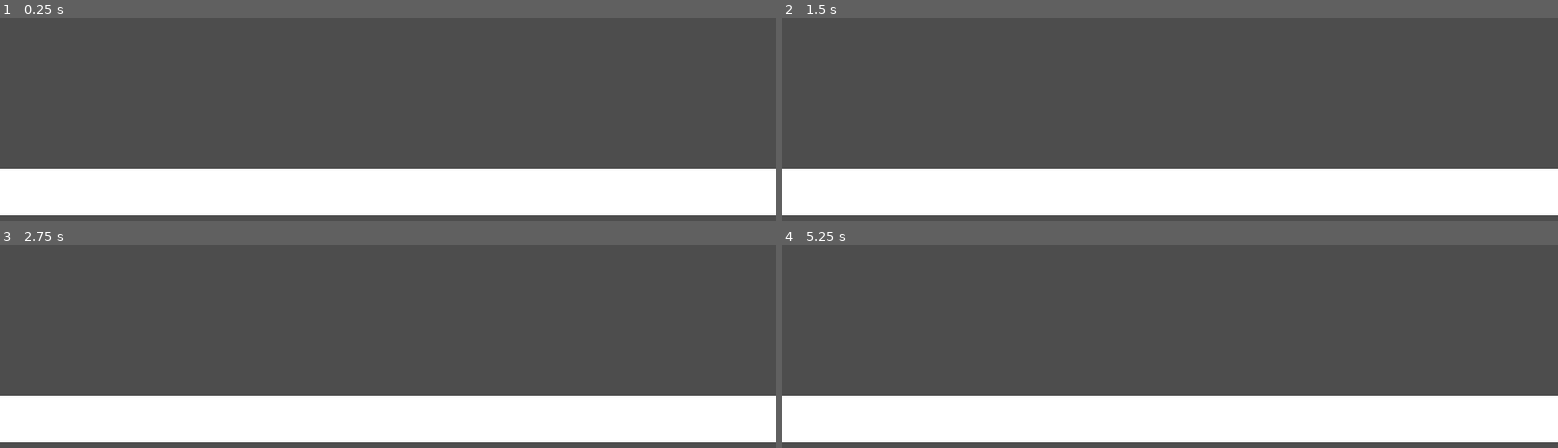
Above: before the commit, frames 1-4 (two rows, left to right).
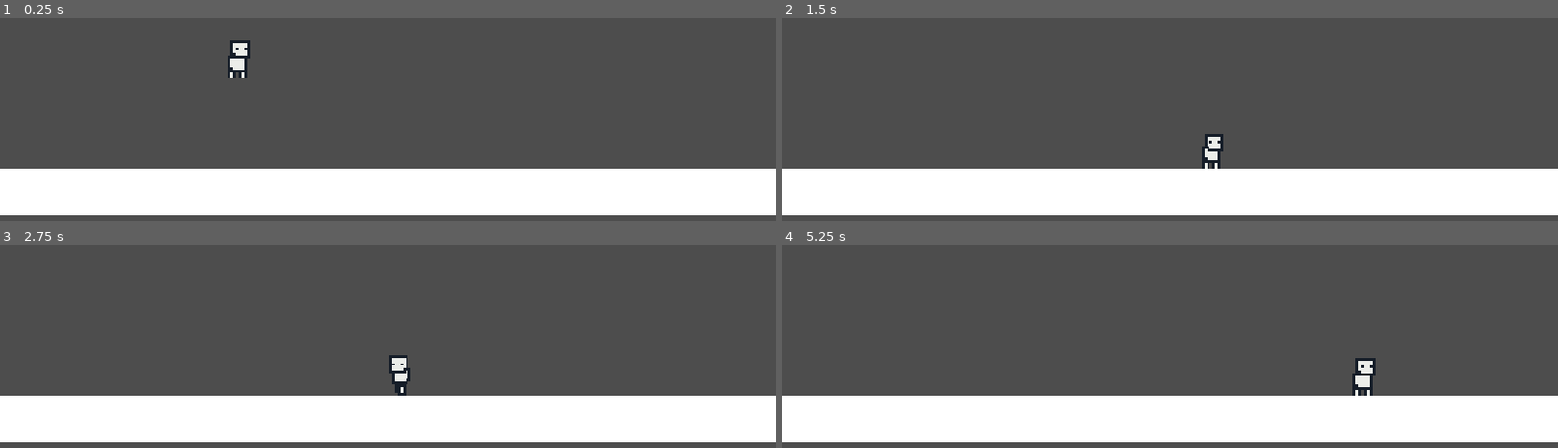
Above: after the commit, the same moments.

Repository: kulemarius/garden-game
Game: Godot game, scene res://scenes/main_scene.tscn
Two runs of this game, one before a commit and one after it. Both use one fixed random seed, a clock stepped at 60 frames per second and the inputs below.
Inputs:
- Up to frame 1 (0.25 s): no input
- Up to frame 2 (1.5 s): hold D (Right) from 0.53 s (still down)
- Up to frame 3 (2.75 s): release D (Right) at 2.03 s; hold A (Left) from 2.03 s (still down)
- Up to frame 4 (5.25 s): release A (Left) at 2.78 s; hold D (Right) 2.78-4.28 s; hold A (Left) 4.28-5.03 s; hold D (Right) from 5.03 s (still down)

The runs differ from the first frame. In frame 1, 0.5% of the frame differs, in the area x 29-33%, y 10-30%; in frame 2, 0.4%; in frame 3, 0.4%; in frame 4, 0.5%, in the area x 73-77%, y 55-75%.

Commit message:
added grass_tilemap

Diff:
--- a/scenes/main_scene.tscn
+++ b/scenes/main_scene.tscn
@@ -1,4 +1,79 @@
 [gd_scene format=3 uid="uid://bnehsoes3ata4"]
+
+[ext_resource type="Script" uid="uid://d20oflrg0jyya" path="res://scripts/main/player_movement.gd" id="1_pw63i"]
+[ext_resource type="Texture2D" uid="uid://blb8i0ia7vbua" path="res://sprites/characters/player_spritesheet.png" id="1_w2twt"]
+
+[sub_resource type="AtlasTexture" id="AtlasTexture_w2twt"]
+atlas = ExtResource("1_w2twt")
+region = Rect2(0, 0, 16, 16)
+
+[sub_resource type="AtlasTexture" id="AtlasTexture_pw63i"]
+atlas = ExtResource("1_w2twt")
+region = Rect2(16, 0, 16, 16)
+
+[sub_resource type="AtlasTexture" id="AtlasTexture_7ykc4"]
+atlas = ExtResource("1_w2twt")
+region = Rect2(32, 0, 16, 16)
+
+[sub_resource type="AtlasTexture" id="AtlasTexture_pu3yx"]
+atlas = ExtResource("1_w2twt")
+region = Rect2(48, 0, 16, 16)
+
+[sub_resource type="AtlasTexture" id="AtlasTexture_gubc5"]
+atlas = ExtResource("1_w2twt")
+region = Rect2(64, 0, 16, 16)
+
+[sub_resource type="AtlasTexture" id="AtlasTexture_rt2n2"]
+atlas = ExtResource("1_w2twt")
+region = Rect2(80, 0, 16, 16)
+
+[sub_resource type="AtlasTexture" id="AtlasTexture_c16ls"]
+atlas = ExtResource("1_w2twt")
+region = Rect2(96, 0, 16, 16)
+
+[sub_resource type="AtlasTexture" id="AtlasTexture_18nlu"]
+atlas = ExtResource("1_w2twt")
+region = Rect2(112, 0, 16, 16)
+
+[sub_resource type="SpriteFrames" id="SpriteFrames_3xd07"]
+animations = [{
+"frames": [{
+"duration": 1.0,
+"texture": SubResource("AtlasTexture_w2twt")
+}, {
+"duration": 1.0,
+"texture": SubResource("AtlasTexture_pw63i")
+}, {
+"duration": 1.0,
+"texture": SubResource("AtlasTexture_7ykc4")
+}, {
+"duration": 1.0,
+"texture": SubResource("AtlasTexture_pu3yx")
+}],
+"loop": 1,
+"name": &"Idle",
+"speed": 10.0
+}, {
+"frames": [{
+"duration": 1.0,
+"texture": SubResource("AtlasTexture_gubc5")
+}, {
+"duration": 1.0,
+"texture": SubResource("AtlasTexture_rt2n2")
+}, {
+"duration": 1.0,
+"texture": SubResource("AtlasTexture_c16ls")
+}, {
+"duration": 1.0,
+"texture": SubResource("AtlasTexture_18nlu")
+}],
+"loop": 1,
+"name": &"Walk",
+"speed": 10.0
+}]
+
+[sub_resource type="RectangleShape2D" id="RectangleShape2D_jq8tk"]
+size = Vector2(7, 7)
 
 [sub_resource type="BoxMesh" id="BoxMesh_3xd07"]
 
@@ -6,7 +81,22 @@
 
 [node name="MainScene" type="Node2D" unique_id=58606181]
 
-[node name="Area2D" type="Area2D" parent="." unique_id=59539068]
+[node name="Player" type="CharacterBody2D" parent="." unique_id=721381934]
+position = Vector2(354, 332)
+scale = Vector2(4, 4)
+script = ExtResource("1_pw63i")
+
+[node name="AnimatedSprite2D" type="AnimatedSprite2D" parent="Player" unique_id=249682400]
+sprite_frames = SubResource("SpriteFrames_3xd07")
+animation = &"Idle"
+frame = 3
+frame_progress = 0.2712684
+
+[node name="CollisionShape2D" type="CollisionShape2D" parent="Player" unique_id=601679997]
+position = Vector2(-0.5, 4.5)
+shape = SubResource("RectangleShape2D_jq8tk")
+
+[node name="Area2D" type="StaticBody2D" parent="." unique_id=997386437]
 position = Vector2(528.00006, 563.00006)
 scale = Vector2(76.8, 3.56)
 
--- a/scripts/main/player_movement.gd
+++ b/scripts/main/player_movement.gd
@@ -20,4 +20,10 @@
 	else:
 		Sprite.play("Walk")
 
+	if velocity.x > 0:
+		Sprite.flip_h = false
+
+	if velocity.x < 0:
+		Sprite.flip_h = true
+
 	move_and_slide()
Binary file added: sprites/tiles/grass_tilemap.png
